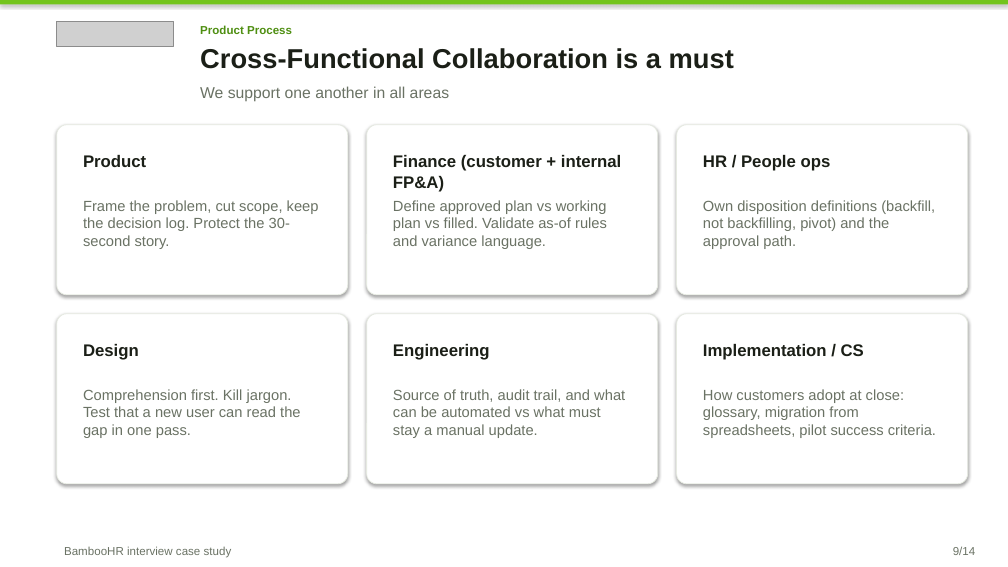
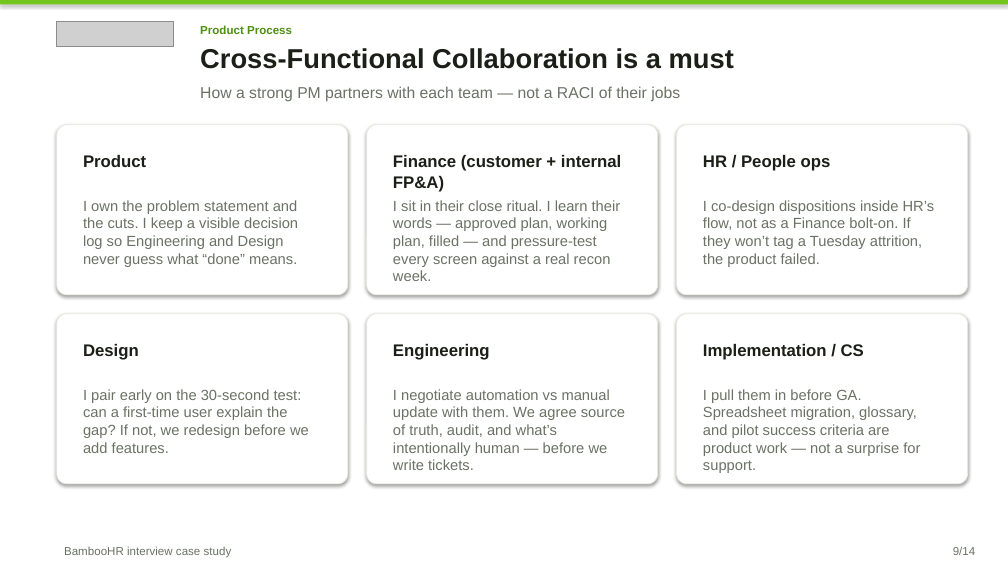
Before and after one commit to Brigdawg/Headcount-Reconciliation, a slide deck: slide 9 of deck/Headcount_Control_Tower_Case_Study.pptx. Drawn at 1008x567 pixels with LibreOffice and Linux fonts; fonts in the diff are those of the drawing; grey boxes stand for pictures. Boxes give left, top, right and bottom in pixels: in the first picture for what was removed or moved away, otherwise in the second. Text is boxed around its words. In the diff, an @@ line names an element or a change of style, - is before the commit and + after.

Commit message:
Reframe slide 9 as PM partnership and close on the bus-factor takeaway.

```diff
--- a/deck/Headcount_Control_Tower_Case_Study.pptx
+++ b/deck/Headcount_Control_Tower_Case_Study.pptx
@@ text at [200, 86, 680, 102]: text changed @@
-We support one another in all areas
+How a strong PM partners with each team — not a RACI of their jobs
@@ text at [83, 200, 298, 267]: text changed @@
-Frame the problem, cut scope, keep the decision log. Protect the 30-second story.
+I own the problem statement and the cuts. I keep a visible decision log so Engineering and Design never guess what “done” means.
@@ text at [393, 200, 621, 281]: text changed @@
-Define approved plan vs working plan vs filled. Validate as-of rules and variance language.
+I sit in their close ritual. I learn their words — approved plan, working plan, filled — and pressure-test every screen against a real recon week.
@@ text at [703, 200, 935, 267]: text changed @@
-Own disposition definitions (backfill, not backfilling, pivot) and the approval path.
+I co-design dispositions inside HR’s flow, not as a Finance bolt-on. If they won’t tag a Tuesday attrition, the product failed.
@@ text at [83, 389, 309, 453]: text changed @@
-Comprehension first. Kill jargon. Test that a new user can read the gap in one pass.
+I pair early on the 30-second test: can a first-time user explain the gap? If not, we redesign before we add features.
@@ text at [393, 389, 625, 470]: text changed @@
-Source of truth, audit trail, and what can be automated vs what must stay a manual update.
+I negotiate automation vs manual update with them. We agree source of truth, audit, and what’s intentionally human — before we write tickets.
@@ text at [703, 389, 920, 473]: text changed @@
-How customers adopt at close: glossary, migration from spreadsheets, pilot success criteria.
+I pull them in before GA. Spreadsheet migration, glossary, and pilot success criteria are product work — not a surprise for support.
```
Also in this commit, not shown: 7 other slides changed.
